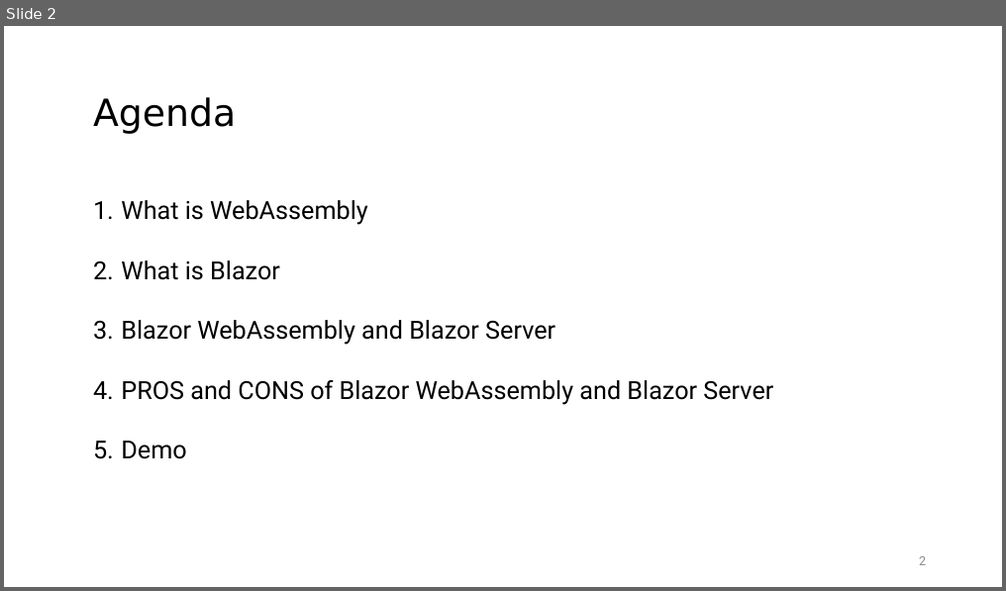
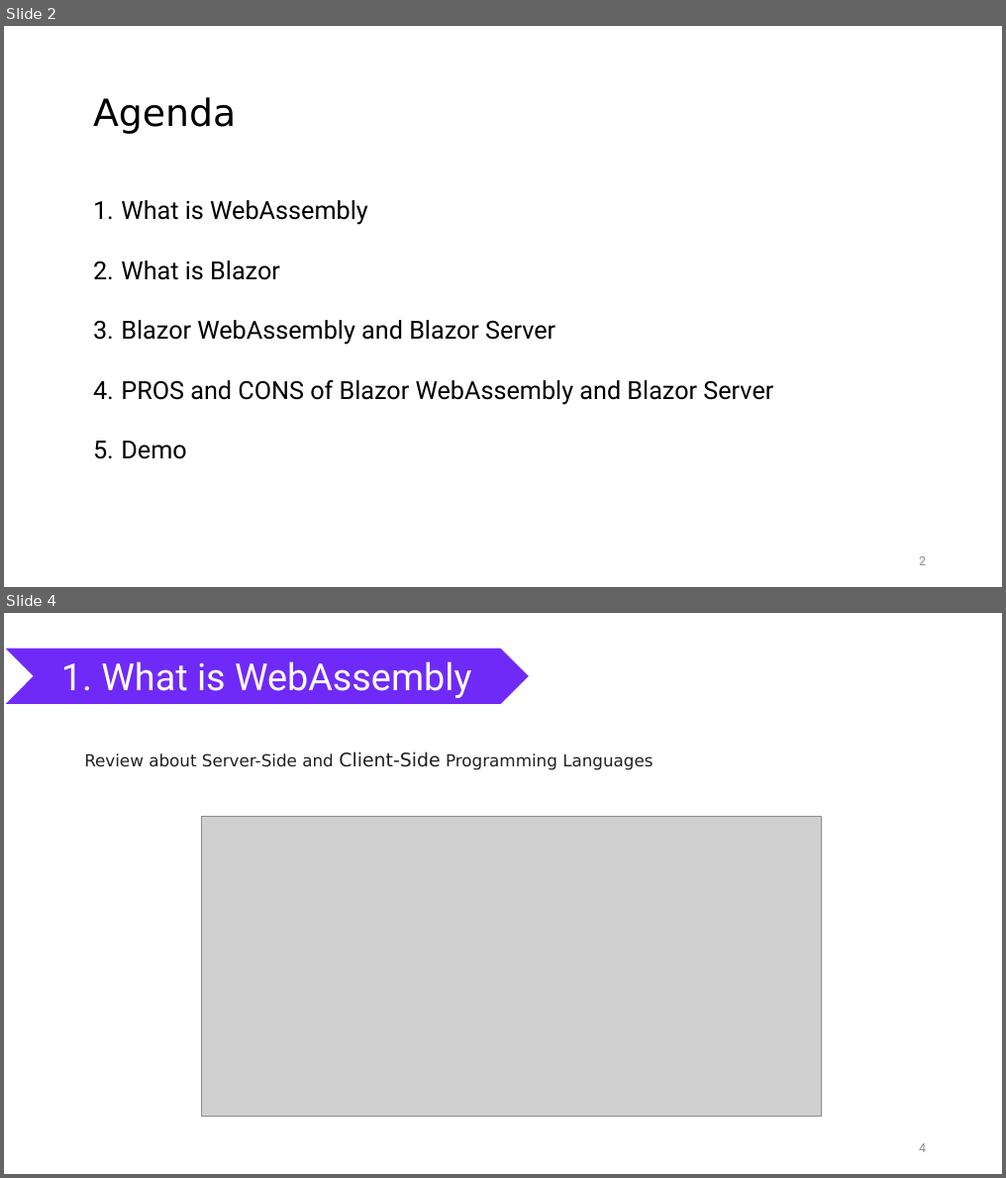
Before and after one commit to nguyenhoanthienit/blazor, a slide deck: Documents/seminar.pptx. Shown one above the other, each under a label of ours: slide 2 before the commit, slides 2 and 4 after it; the slides between them are not shown. The pictures are 1006x591 and 1006x1178 pixels, drawn with LibreOffice and Linux fonts; fonts in the diff are those of the drawing; grey boxes stand for pictures. Boxes give left, top, right and bottom in pixels: in the first picture for what was removed or moved away, otherwise in the second. Text is boxed around its words. In the diff, an @@ line names an element or a change of style, - is before the commit and + after.

```diff
--- a/Documents/seminar.pptx
+++ b/Documents/seminar.pptx
@@ slide 4 added at <box>4,613,1002,1174</box>, background #FFFFFF @@
@@ chevron added at <box>4,649,530,705</box>, fill #702AF7, outline #FFFFFF 1 pt, 36 pt, text #FFFFFF @@
+1. What is WebAssembly
@@ text added at <box>84,752,652,770</box>, 16 pt, text #231F20 @@
+Review about Server-Side and Client-Side Programming Languages
@@ picture added at <box>202,816,822,1116</box> @@
@@ page number added at <box>919,1144,926,1153</box>, 12 pt, text #8C8C8C @@
+4
```
Also in this commit, not shown: 4 slides changed, 12 other slides added, 1 slide removed, 11 other files.
